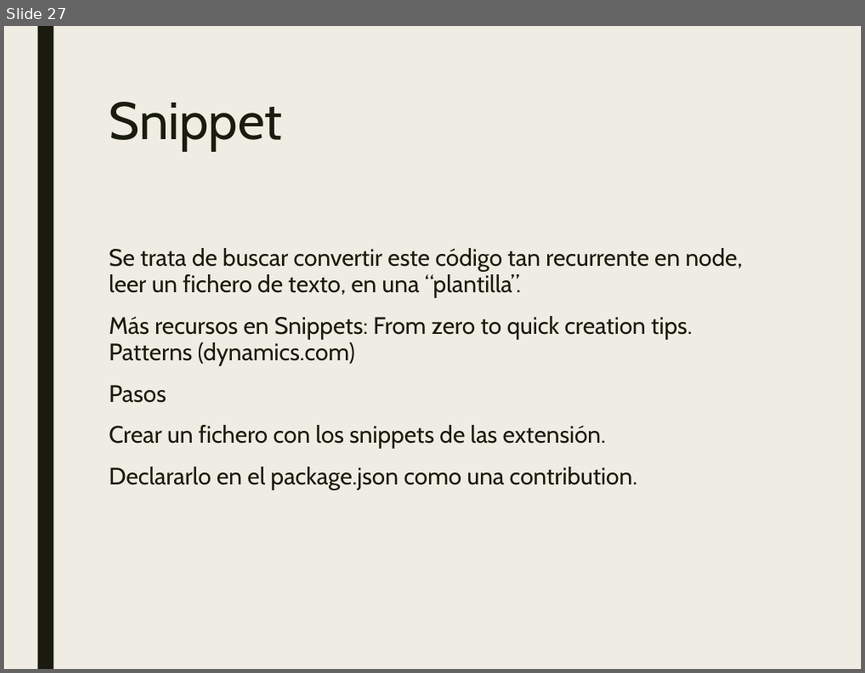
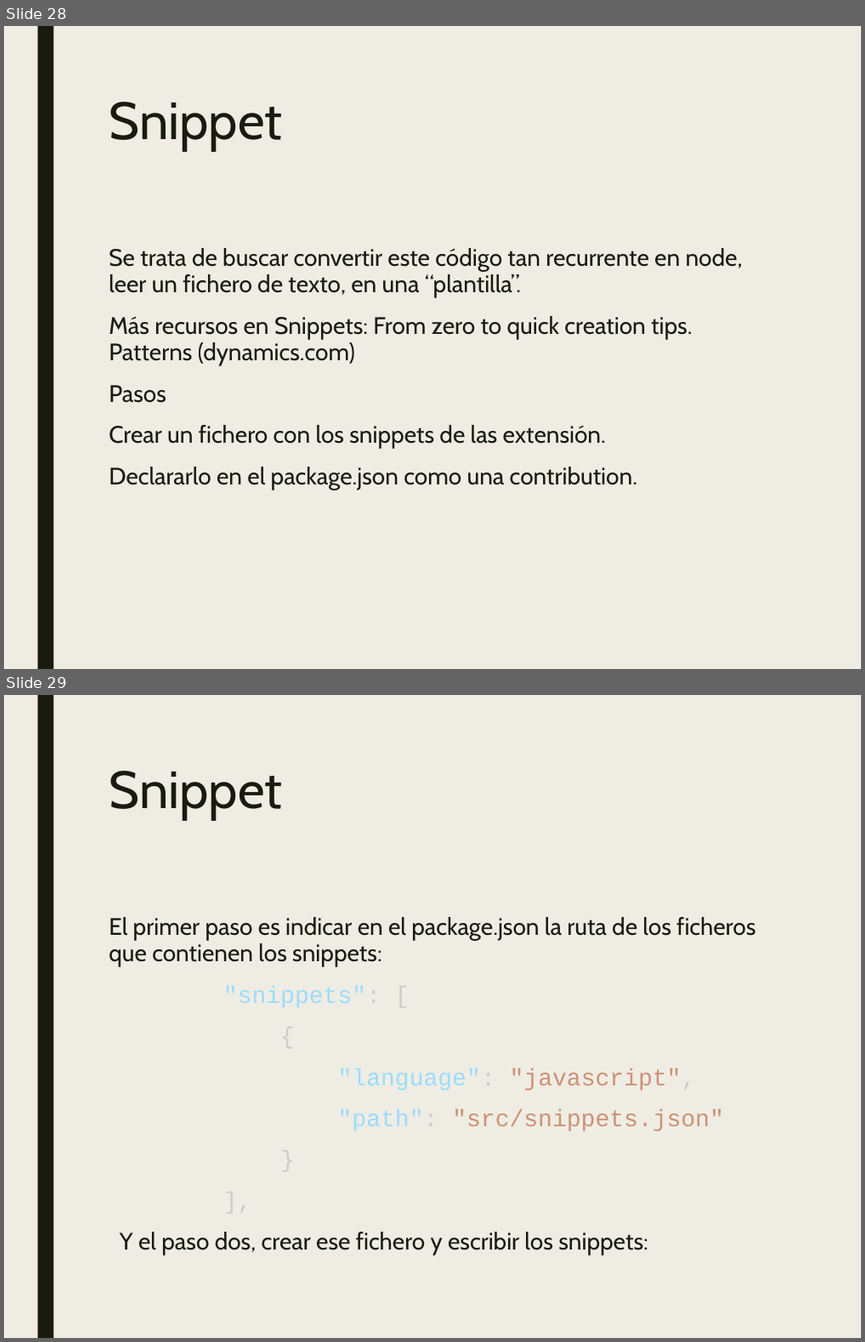
Before and after one commit to JalmarazMartn/dotnetrioja1, a slide deck: VSCODE Extensiones.ppt. Shown one above the other, each under a label of ours: slide 27 before the commit, slides 28 and 29 after it. The pictures are 865x673 and 865x1342 pixels, drawn with LibreOffice and Linux fonts; fonts in the diff are those of the drawing. Boxes give left, top, right and bottom in pixels: in the first picture for what was removed or moved away, otherwise in the second. Text is boxed around its words. In the diff, an @@ line names an element or a change of style, - is before the commit and + after.

Commit message:
Snippet

```diff
--- a/VSCODE Extensiones.ppt
+++ b/VSCODE Extensiones.ppt
@@ slide 29 added at (4,695,861,1338), background #EFEDE3; not listed: 1 template element that a slide beside it also shows @@
@@ title added at (109,771,282,820), 44 pt, text #191B0E @@
+Snippet
@@ text added at (109,917,755,1255), 20 pt, text #191B0E @@
+El primer paso es indicar en el package.json la ruta de los ficheros que contienen los snippets:
+"snippets": [
+{
+"language": "javascript",
+"path": "src/snippets.json"
+}
+],
+Y el paso dos, crear ese fichero y escribir los snippets:
@@ what was slide 27 is now slide 28 @@
```
Also in this commit, not shown: 8 other slides added, 3 other files.
